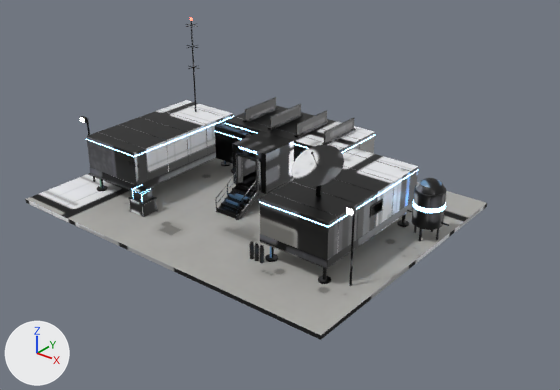
The glTF model assets/models/bases/outpost.glb as it was, and as the next commit left it.
Before and after are seen from a 50 mm camera at (32.3, -36.5, 24.4) aimed at (3.9, -1.1, 2.4). Arrows for +X, +Y and +Z are at lower left; the lights stay in place. The first picture is the older version. Vertices at exactly the same position are counted once.

Script lines for the objects in view, before the commit:
```python
me_plinth = bpy.data.meshes.new('plinth')
me_plinth.from_pydata(...)  # 27212 vertices, 51844 faces; spans x -13.0..13.5, y -9.0..11.0, z -0.3..11.2
me_plinth.materials.append(mat_outpost_concrete)  # picture img_outpost_color
me_plinth.materials.append(mat_outpost_ice_white)  # picture img_outpost_color
me_plinth.materials.append(mat_outpost_gunmetal)  # picture img_outpost_color
me_plinth.materials.append(mat_outpost_blue_light)  # blue #95cbff, glowing blue #95cbff
me_plinth.materials.append(mat_outpost_hazard)  # picture img_outpost_color
me_plinth.materials.append(mat_outpost_black)  # picture img_outpost_color
me_plinth.materials.append(mat_outpost_steel)  # picture img_outpost_color
me_plinth.materials.append(mat_outpost_grey)  # picture img_outpost_color
me_plinth.materials.append(mat_outpost_brass)  # picture img_outpost_color
me_plinth.materials.append(mat_outpost_red)  # picture img_outpost_color
me_plinth.materials.append(mat_outpost_white)  # picture img_outpost_color
me_plinth.materials.append(mat_outpost_deserter_pale)  # picture img_outpost_color
me_plinth.materials.append(mat_outpost_deserter_tan)  # picture img_outpost_color
me_plinth.materials.append(mat_outpost_olive)  # picture img_outpost_color
ob_hull = bpy.data.objects.new('hull', me_plinth)
ob_hull.location = (0.0, 0.0, 0.0)
```
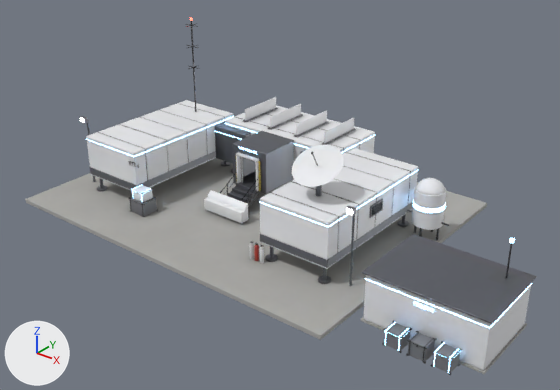
Pixel boxes (x1, y1, x2, y2) of what changed, in the pictures (560 x 390 px):
'hull', reshaped (11% wider, 11% taller)
    before: (25, 21, 487, 340)
    after: (25, 21, 537, 375)
part 1 of me_plinth, added
    after: (361, 318, 527, 374)
part 2 of me_plinth, added
    after: (204, 190, 248, 224)
part 3 of me_plinth, added
    after: (365, 278, 490, 329)
part 4 of me_plinth, added
    after: (490, 283, 532, 328)
part 5 of me_plinth, added
    after: (362, 234, 537, 375)
part 6 of me_plinth, surface changed (grey to white)
    both: (25, 24, 487, 340)

The change, as a diff of the scene's bpy script:
```diff
--- a/assets/models/bases/outpost.glb.py
+++ b/assets/models/bases/outpost.glb.py
@@ me_plinth @@
 # used by ob_hull; location = (0.0, 0.0, 0.0)
-me_plinth.from_pydata(...)  # 27212 vertices, 51844 faces; spans x -13.0..13.5, y -9.0..11.0, z -0.3..11.2
+me_plinth.from_pydata(...)  # 33946 vertices, 64592 faces; spans x -13.0..21.1, y -9.0..11.0, z -0.3..11.2
+# me_plinth part 1: the loose piece of 56 vertices spanning x 10.0..10.2, y -4.1..-2.9, z 1.3..1.4 is copied, and the copy is multiplied about its middle by the matrix ((0.0, 5.554, 0.0), (-20.401, 0.0, 0.0), (0.0, 0.0, 4.41)), then moved by (7.4, -0.5, -1.3), in mat_outpost_concrete (picture img_outpost_color); it spans x 13.9..21.1, y -6.6..-1.4, z 0.0..0.1
+# me_plinth part 2: the loose piece of 80 vertices spanning x -1.7..1.7, y 7.2..7.9, z 1.4..2.6 is copied, and the copy is moved by (0.0, -9.7, -1.2); it spans x -1.7..1.7, y -2.4..-1.7, z 0.2..1.4
+# me_plinth part 3: a new loose piece, a box spanning x 13.99..21.01, y -6.52..-6.5, z 2.62..2.68, in mat_outpost_blue_light (blue #95cbff, glowing blue #95cbff)
+# me_plinth part 4: a new loose piece, a box spanning x 21.0..21.02, y -6.51..-1.49, z 2.62..2.68, in mat_outpost_blue_light (blue #95cbff, glowing blue #95cbff)
+# me_plinth part 5: 5686 vertices added at x 13.9..21.1, y -7.7..-1.3, z 0.0..5.2
+# me_plinth part 6: 51709 kept faces spanning x -13.0..13.5, y -9.0..11.0, z -0.3..11.2 get new texture (UV) coordinates
+# other edits to the shape of me_plinth do not show in these pictures
 me_plinth.materials.append(mat_outpost_concrete)
```
